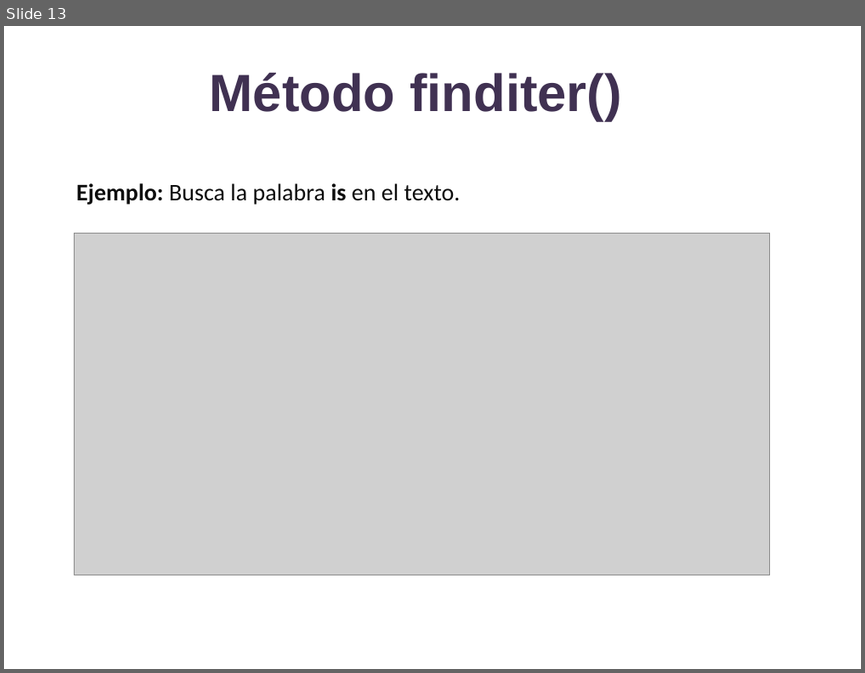
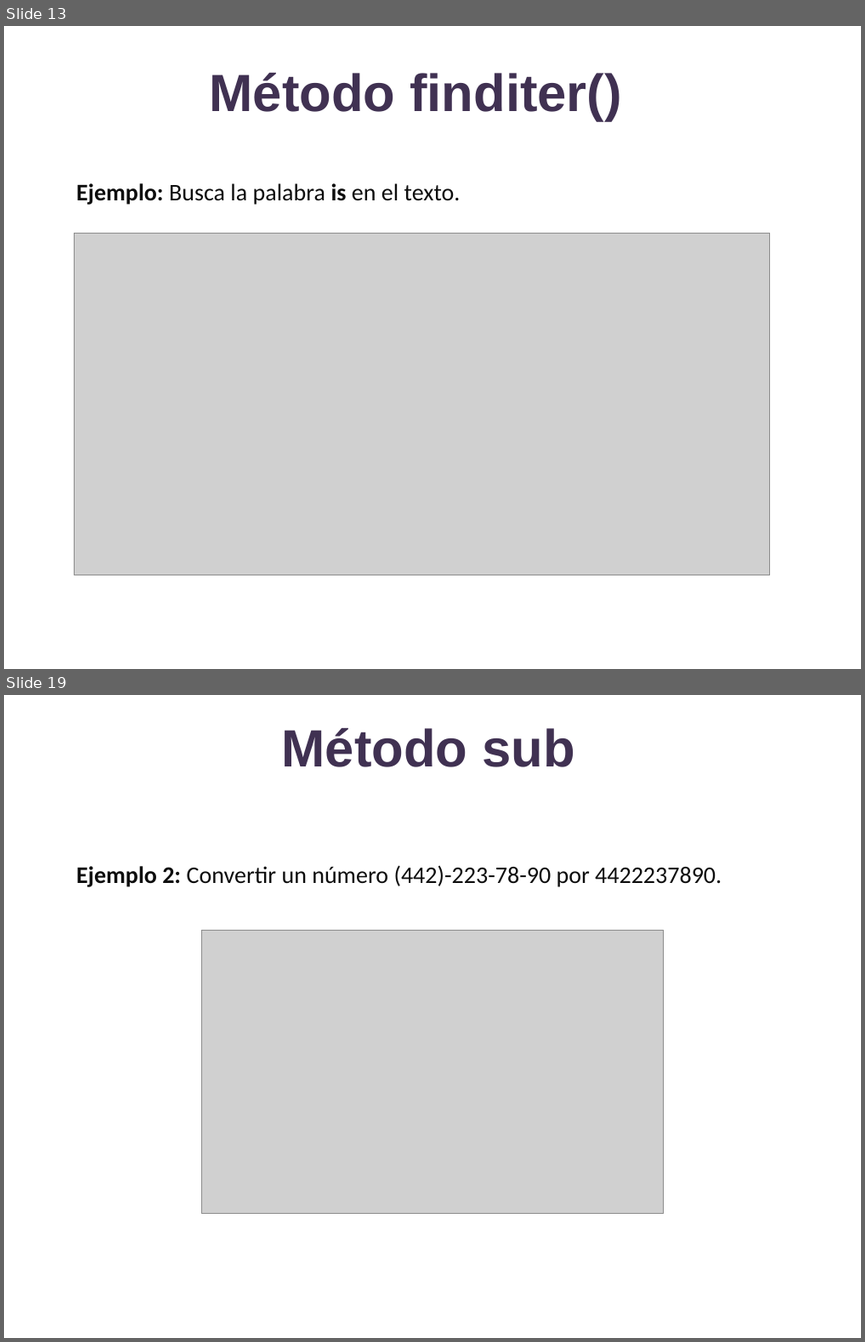
Before and after one commit to lizetheP/Analitica, a slide deck: CalendarioAgo2022/presentaciones/19_Modulo_re.pptx. Shown one above the other, each under a label of ours: slide 13 before the commit, slides 13 and 19 after it; the slides between them are not shown. The pictures are 865x673 and 865x1342 pixels, drawn with LibreOffice and Linux fonts; fonts in the diff are those of the drawing; grey boxes stand for pictures. Boxes give left, top, right and bottom in pixels: in the first picture for what was removed or moved away, otherwise in the second. Text is boxed around its words. In the diff, an @@ line names an element or a change of style, - is before the commit and + after.

```diff
--- a/CalendarioAgo2022/presentaciones/19_Modulo_re.pptx
+++ b/CalendarioAgo2022/presentaciones/19_Modulo_re.pptx
@@ slide 19 added at bbox=[4, 695, 861, 1338], background #FFFFFF @@
@@ title added at bbox=[281, 728, 574, 767], 44 pt, text #403152, bold @@
+Método sub
@@ text added at bbox=[76, 865, 721, 887], 20 pt, text #0D0D0D @@
+Ejemplo 2: Convertir un número (442)-223-78-90 por 4422237890.
@@ picture added at bbox=[202, 930, 664, 1213] @@
```
Also in this commit, not shown: 2 slides changed, 5 other slides added, 13 other files.
